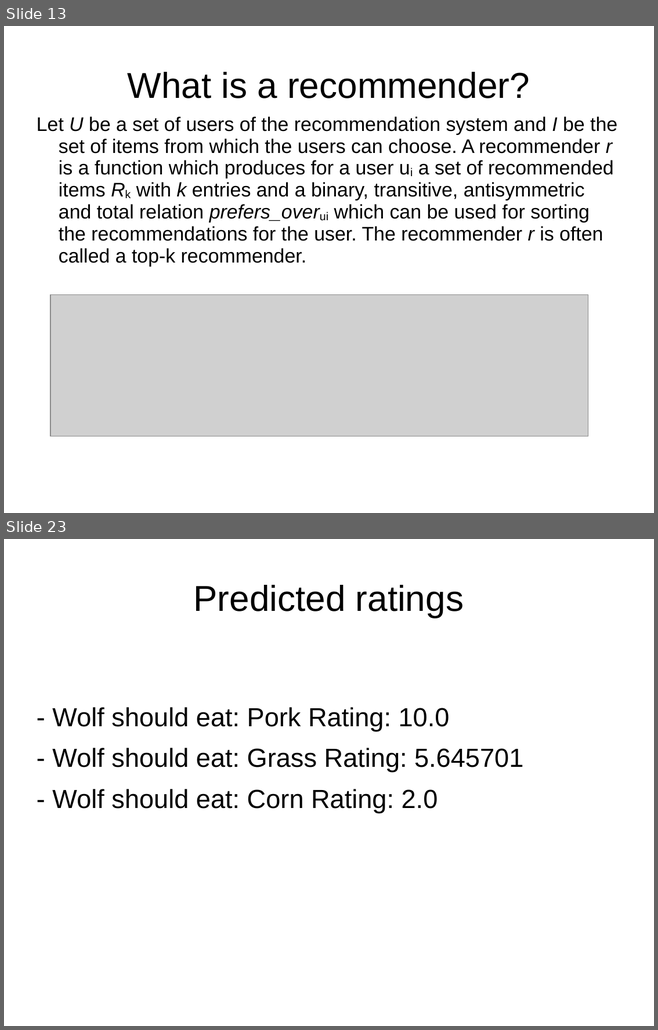
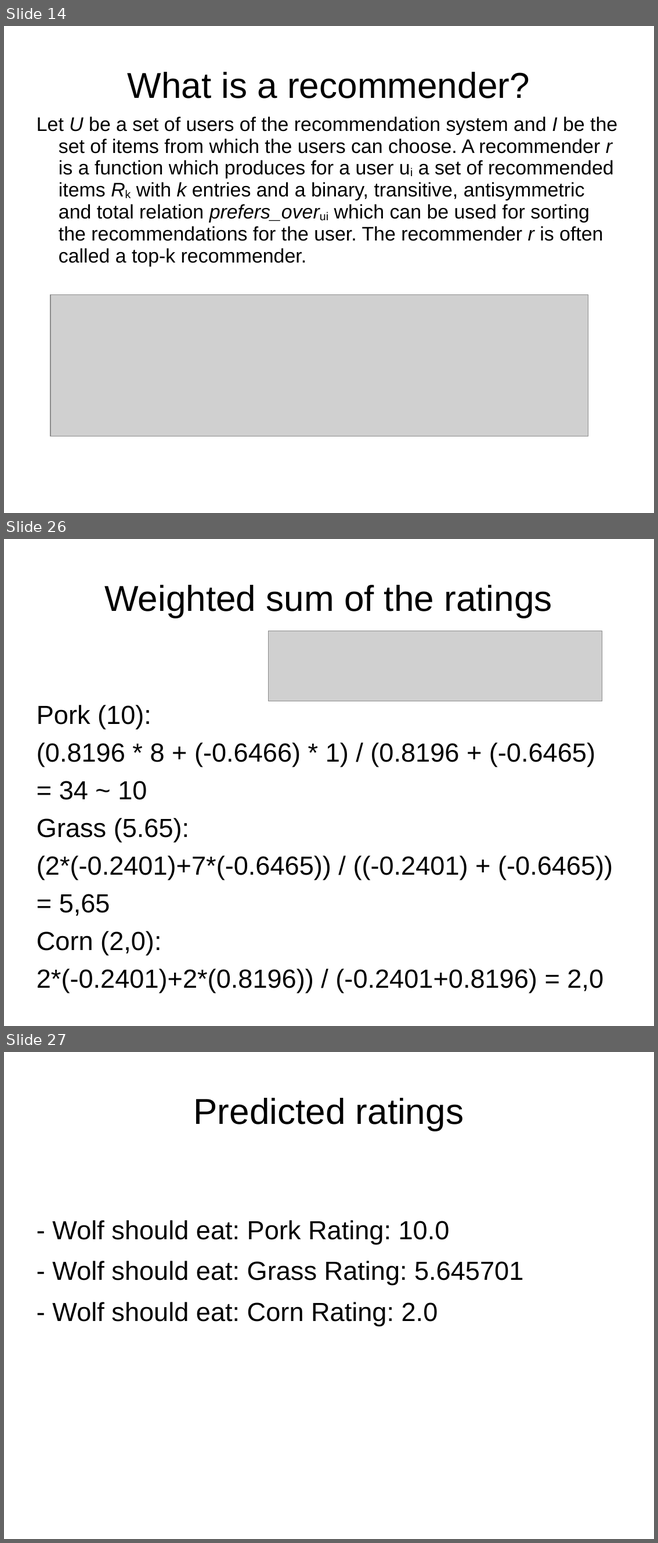
Before and after one commit to dynamicguy/facebook-recommender-demo, a slide deck: docs/Talk-BedCon-Berlin-2012.odp. Shown one above the other, each under a label of ours: slides 13 and 23 before the commit, slides 14, 26 and 27 after it; the slides between them are not shown. The pictures are 658x1030 and 658x1543 pixels, drawn with LibreOffice and Linux fonts; fonts in the diff are those of the drawing; grey boxes stand for pictures; background and template pictures are left out. Boxes give left, top, right and bottom in pixels: in the first picture for what was removed or moved away, otherwise in the second. Text is boxed around its words. In the diff, an @@ line names an element or a change of style, - is before the commit and + after.

```diff
--- a/docs/Talk-BedCon-Berlin-2012.odp
+++ b/docs/Talk-BedCon-Berlin-2012.odp
@@ slide 26 added at [4,539,654,1026], background picture (left out) @@
@@ title added at [104,585,552,617], 44 pt, text #000000 @@
+Weighted sum of the ratings
@@ picture added at [268,631,603,701] @@
@@ text added at [36,705,612,993], 32 pt, text #000000 @@
+Pork (10):
+(0.8196 * 8 + (-0.6466) * 1) / (0.8196 + (-0.6465)
+= 34 ~ 10
+Grass (5.65):
+(2*(-0.2401)+7*(-0.6465)) / ((-0.2401) + (-0.6465))
+= 5,65
+Corn (2,0):
+2*(-0.2401)+2*(0.8196)) / (-0.2401+0.8196) = 2,0
@@ what was slide 13 is now slide 14 @@
@@ what was slide 23 is now slide 27 @@
```
Also in this commit, not shown: 9 slides changed, 10 other slides added, 2 slides removed, 7 other files.
